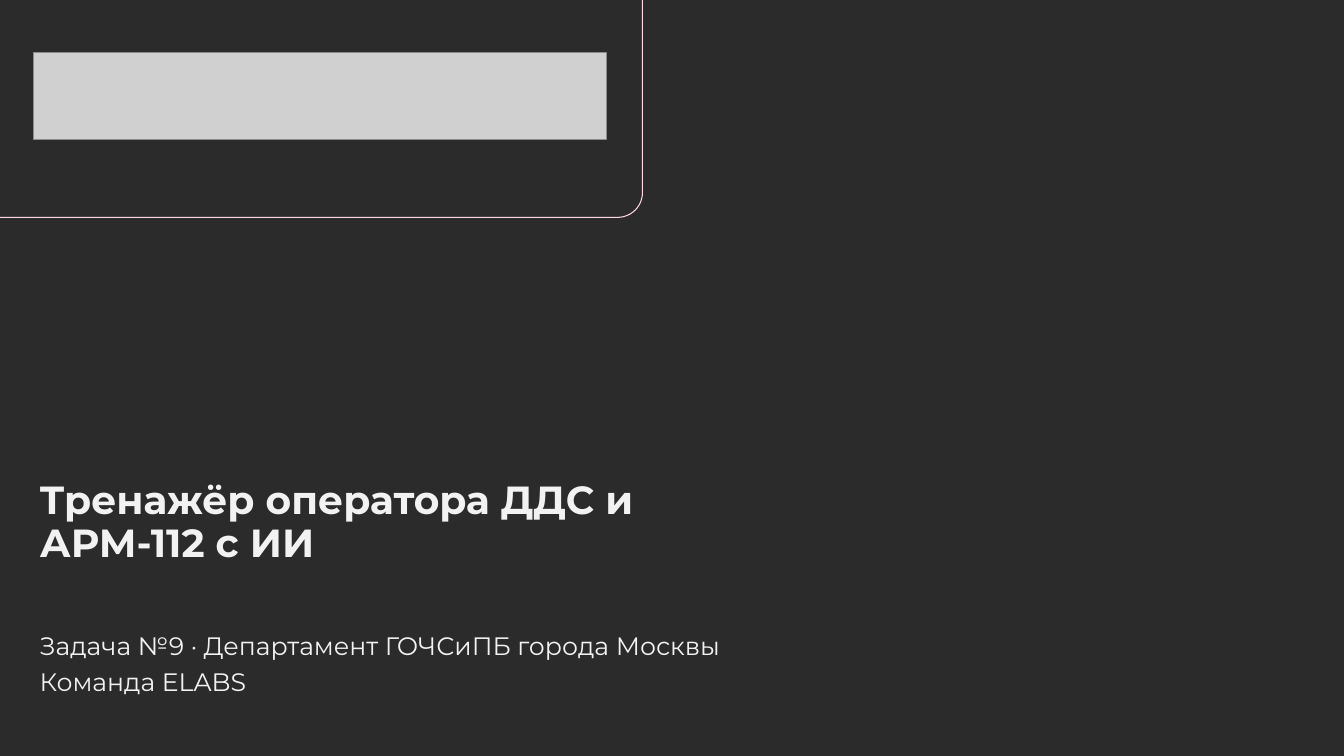
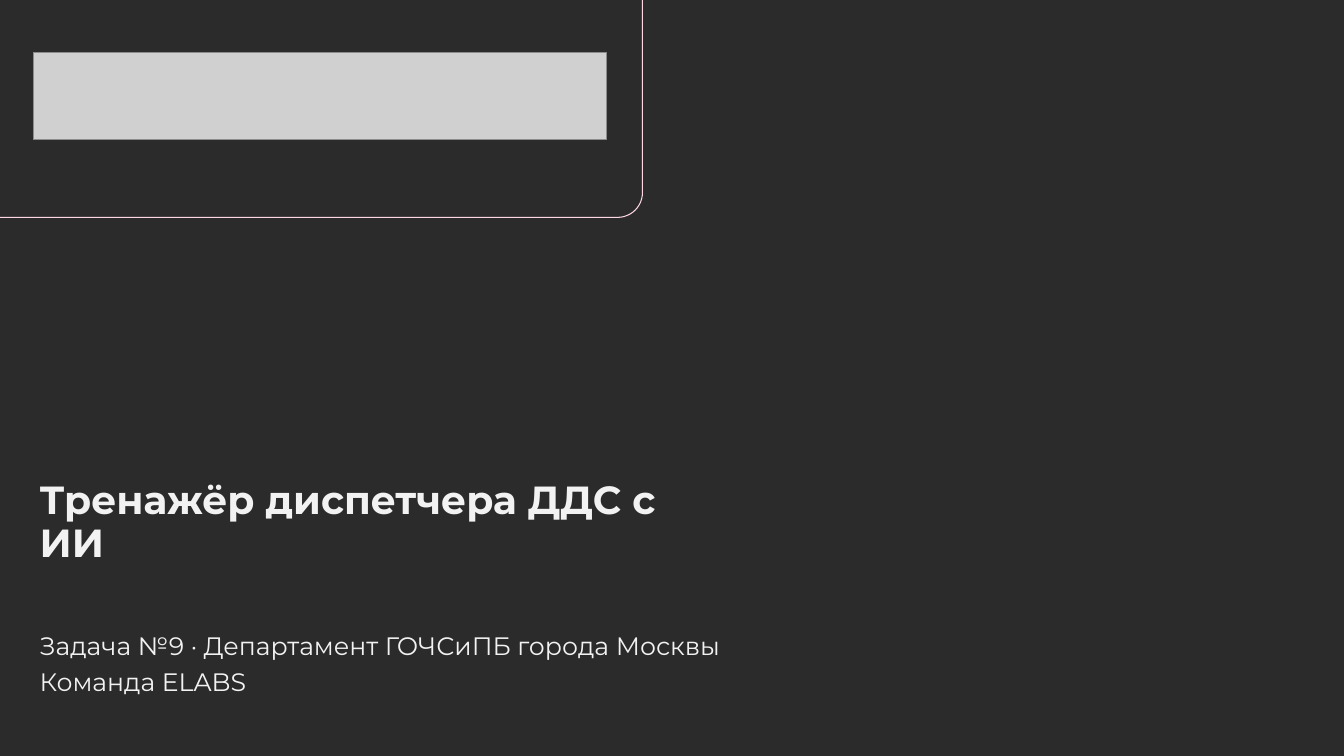
Before and after one commit to Den4ikAI/arm112-trainer, a slide deck: slide 1 of docs/презентация.pptx. Drawn at 1344x756 pixels with LibreOffice and Linux fonts; fonts in the diff are those of the drawing; grey boxes stand for pictures; background and template pictures are left out; a plain dark background stands for a picture behind light text. Boxes give left, top, right and bottom in pixels: in the first picture for what was removed or moved away, otherwise in the second. Text is boxed around its words. In the diff, an @@ line names an element or a change of style, - is before the commit and + after.

```diff
--- a/docs/презентация.pptx
+++ b/docs/презентация.pptx
@@ title at bbox=[40, 484, 655, 557]: text changed @@
-Тренажёр оператора ДДС и АРМ-112 с ИИ
+Тренажёр диспетчера ДДС с ИИ
```
Also in this commit, not shown: 4 other slides changed, 11 slides added, 21 slides removed, 14 other files.
